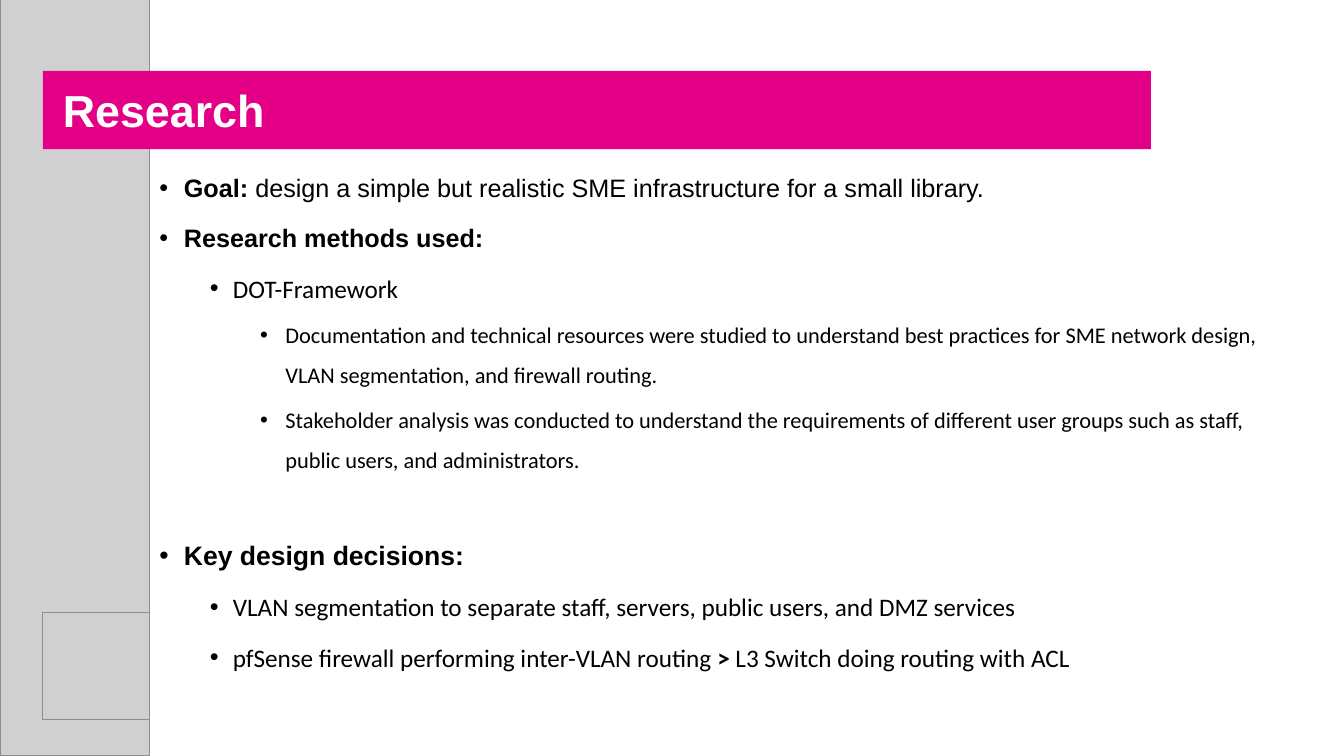
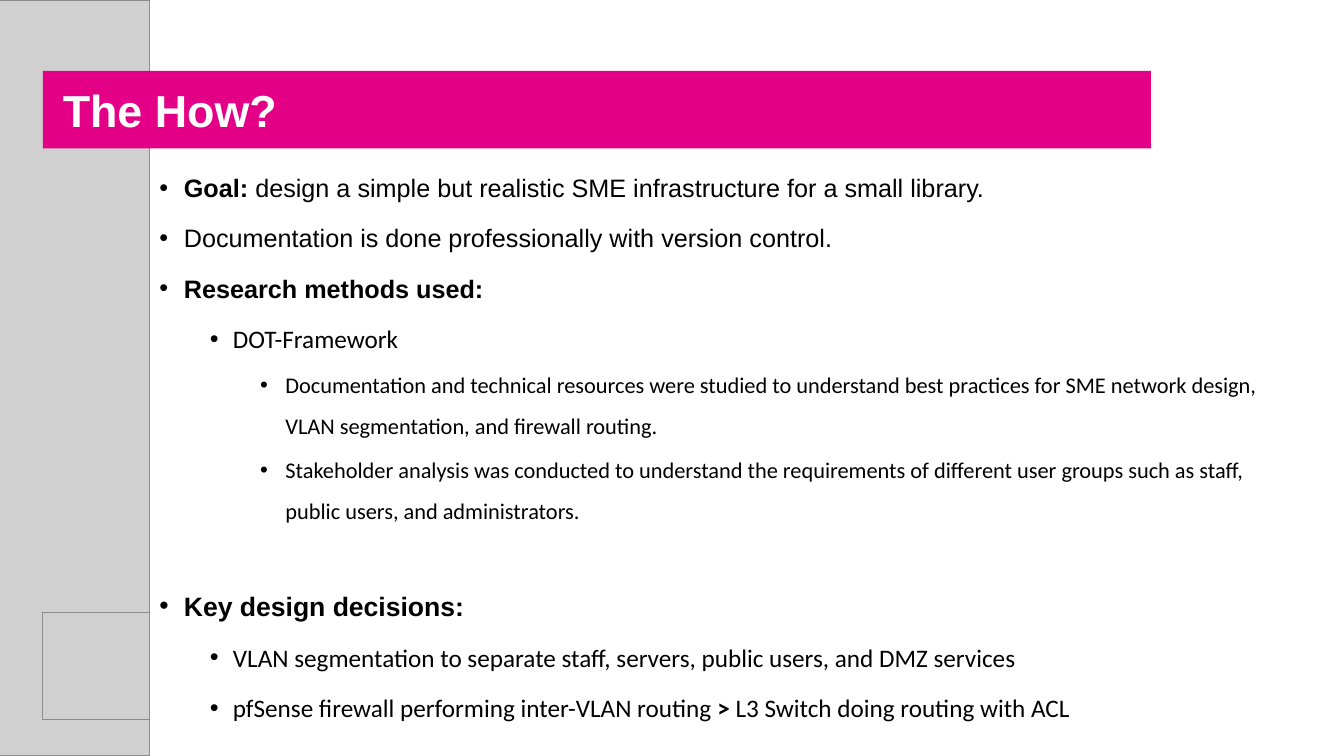
Before and after one commit to DHadzhiivanov/Studies, a slide deck: slide 4 of Template_ShowAndGrow - Copy.pptx (slide 5 before the commit). Drawn at 1344x756 pixels with LibreOffice and Linux fonts; fonts in the diff are those of the drawing; grey boxes stand for pictures. Boxes give left, top, right and bottom in pixels: in the first picture for what was removed or moved away, otherwise in the second. Text is boxed around its words. In the diff, an @@ line names an element or a change of style, - is before the commit and + after.

```diff
--- a/Template_ShowAndGrow - Copy.pptx
+++ b/Template_ShowAndGrow - Copy.pptx
@@ text in rectangle at <box>63,94,277,128</box>: text changed @@
-Research
+The How?
@@ text at <box>184,228,832,253</box>: paragraph added @@
+• Documentation is done professionally with version control.
```
Also in this commit, not shown: 1 other slide changed, 2 slides added, 11 slides removed, 1 other file.
